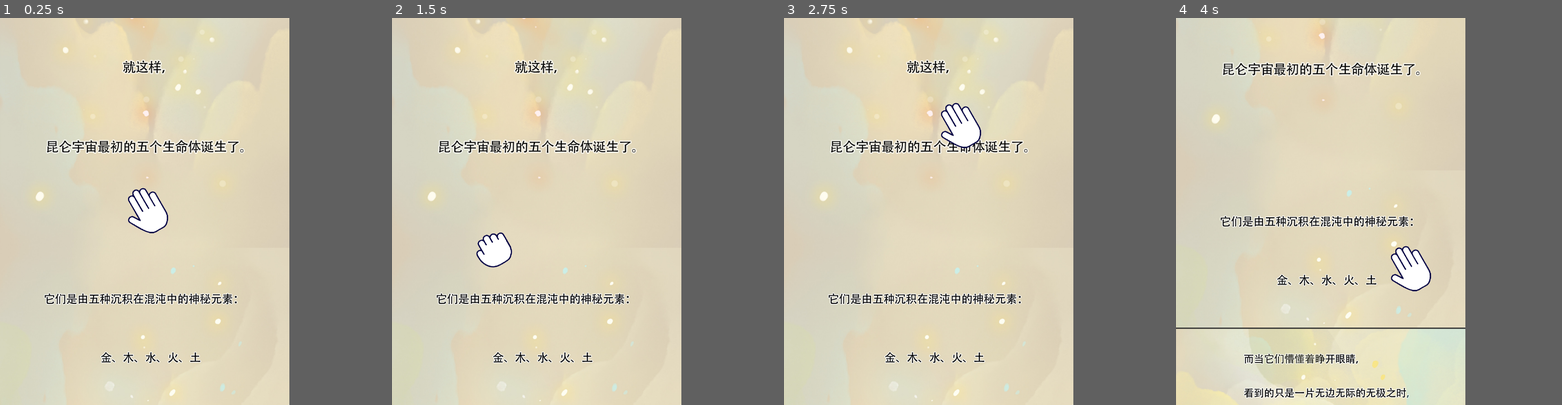
Above: before the commit, frames 1-4 (left to right).
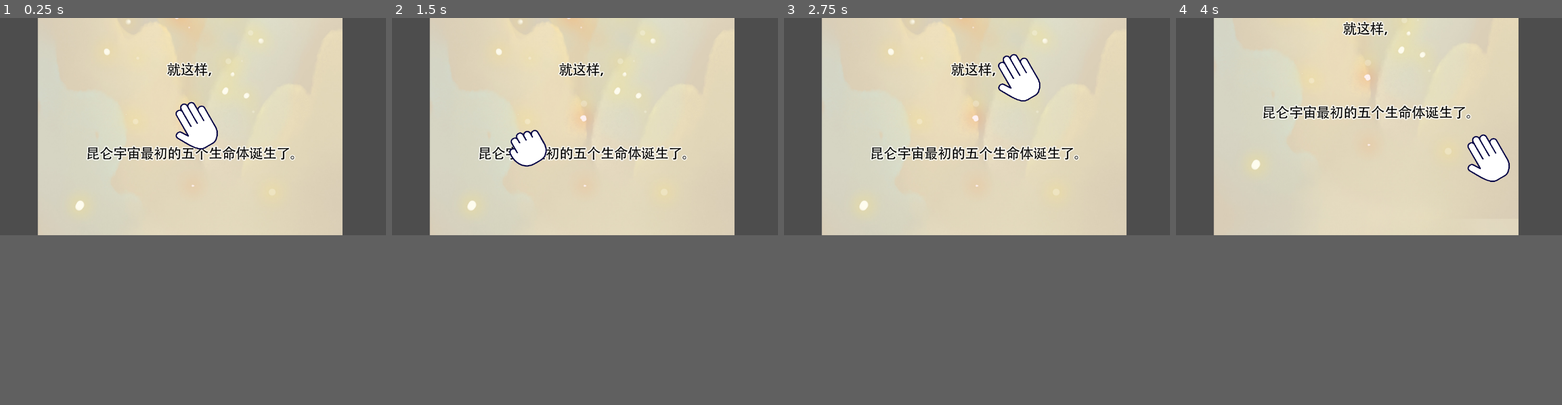
Above: after the commit, the same moments.

Repository: gwtt/-
Game: Godot game, scene res://游戏互动场景/滑动测试/场景/comicV.tscn
The game is run twice, just before and just after one commit, with the same random seed, the same clock (stepped at 60 frames per second) and the same inputs. The project has no main scene, so this scene is started directly.
Inputs (mouse positions are in pixels of both pictures, inside the frame that each line leads up to):
- Up to frame 1 (0.25 s): no input
- Up to frame 2 (1.5 s): tap Enter at 0.5 s; move the mouse to (600, 192) at 0.52 s; click (600, 192) at 0.67 s; tap Space at 1.25 s; drag from (476, 230) to (523, 288) at 1.27 s
- Up to frame 3 (2.75 s): move the mouse to (957, 126) at 2.02 s; click (957, 126) at 2.17 s
- Up to frame 4 (4 s): tap Enter at 2.75 s; drag from (1307, 288) to (1233, 153) at 2.77 s; move the mouse to (1407, 269) at 3.52 s; click (1407, 269) at 3.67 s
In our replay, the window is 599x800 before the commit and 799x449 after it. These sizes can differ from the game's own. Grey fills any space a smaller window leaves; there, only what the larger window draws over its background counts as a difference.

The runs differ from the first frame. In frame 1, 20% of the frame differs, in the area x 0-89%, y 0-99%; in frame 2, 19%; in frame 3, 20%; in frame 4, 49%, in the area x 0-89%, y 0-100%.

Commit message:
修改一些东西

Diff:
--- a/project.godot
+++ b/project.godot
@@ -19,11 +19,6 @@
 
 MouseIcon="*res://全局脚本/鼠标指针/场景/mouse_icon.tscn"
 
-[display]
-
-window/size/viewport_width=909
-window/size/viewport_height=1214
-
 [dotnet]
 
 project/assembly_name="The first Game"
--- a/游戏互动场景/滑动测试/场景/comicV.tscn
+++ b/游戏互动场景/滑动测试/场景/comicV.tscn
@@ -8,7 +8,7 @@
 script = ExtResource("1_6ug1v")
 
 [node name="Camera2D" type="Camera2D" parent="."]
-position = Vector2(454.5, 607)
+position = Vector2(463, 317)
 limit_top = 0
 limit_bottom = 2428
 
@@ -18,6 +18,7 @@
 
 [node name="VBoxContainer" type="VBoxContainer" parent="PanelContainer1"]
 layout_mode = 2
+size_flags_horizontal = 4
 
 [node name="Comic3" type="TextureRect" parent="PanelContainer1/VBoxContainer"]
 layout_mode = 2
--- a/游戏互动场景/滑动测试/脚本/comicH.gd
+++ b/游戏互动场景/滑动测试/脚本/comicH.gd
@@ -5,14 +5,10 @@
 var isDrag = false
 var StartPos = 0
 var StartCamPos = 0
-# Called when the node enters the scene tree for the first time.
-func _ready():
-	pass # Replace with function body.
-
 
 func _input(event):
 	if event is InputEventMouseButton:
-		if event.button_index == 1:
+		if event.button_index == MOUSE_BUTTON_LEFT:
 			if event.is_pressed():
 				isDrag = true
 				StartPos = event.position.x
@@ -23,6 +19,3 @@
 	if 	isDrag:
 		var OFFSET = StartPos - event.position.x
 		camera_2d.position.x = StartCamPos + OFFSET
-
-
-	pass
--- a/游戏互动场景/滑动测试/脚本/comicV.gd
+++ b/游戏互动场景/滑动测试/脚本/comicV.gd
@@ -5,14 +5,10 @@
 var isDrag = false
 var StartPos = 0
 var StartCamPos = 0
-# Called when the node enters the scene tree for the first time.
-func _ready():
-	pass # Replace with function body.
-
 
 func _input(event):
 	if event is InputEventMouseButton:
-		if event.button_index == 1:
+		if event.button_index == MOUSE_BUTTON_LEFT:
 			if event.is_pressed():
 				isDrag = true
 				StartPos = event.position.y
@@ -23,6 +19,4 @@
 	if 	isDrag:
 		var OFFSET = StartPos - event.position.y
 		camera_2d.position.y = StartCamPos + OFFSET
-
-
 	pass
